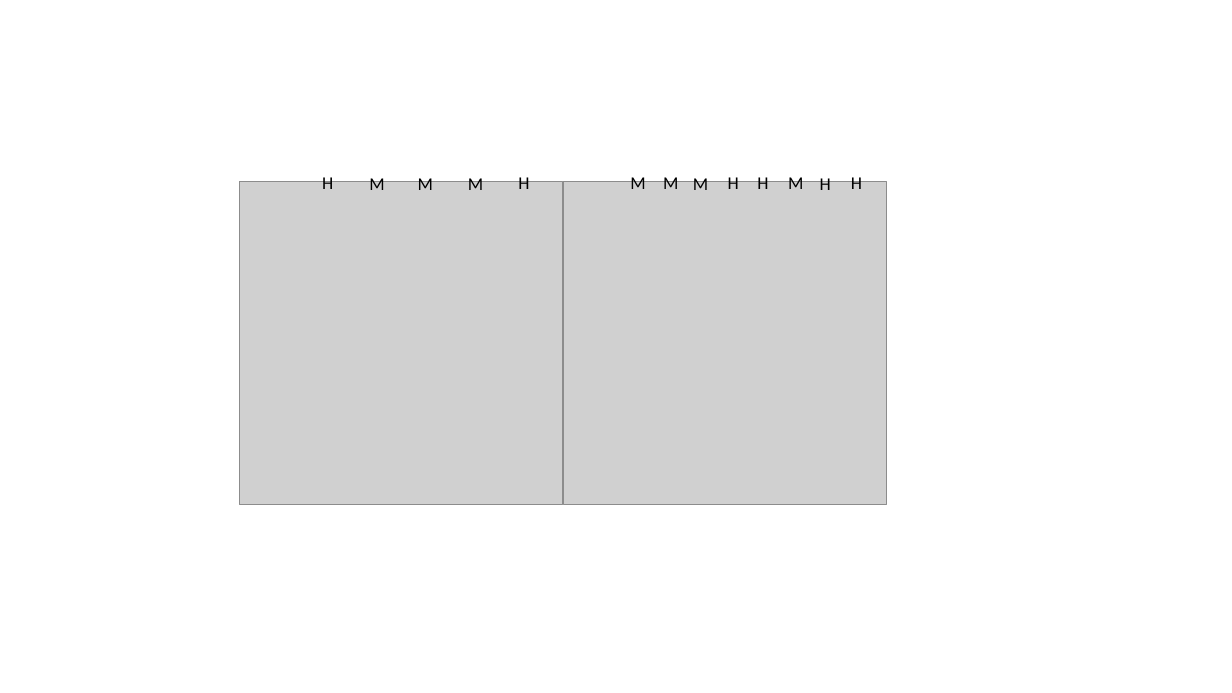
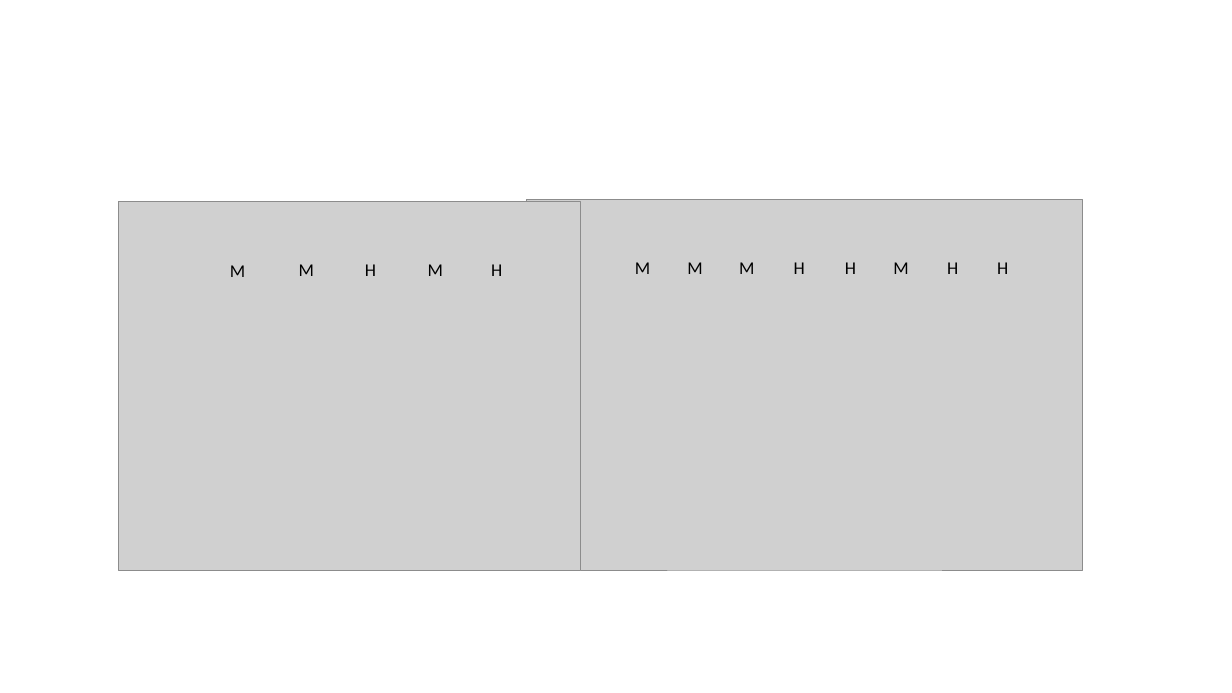
Before and after one commit to coleoguy/microsat, a slide deck: slide 1 of figures/fig2.parts/figure2.pptx. Drawn at 1232x693 pixels with LibreOffice and Linux fonts; fonts in the diff are those of the drawing; grey boxes stand for pictures. Boxes give left, top, right and bottom in pixels: in the first picture for what was removed or moved away, otherwise in the second. Text is boxed around its words. In the diff, an @@ line names an element or a change of style, - is before the commit and + after.

```diff
--- a/figures/fig2.parts/figure2.pptx
+++ b/figures/fig2.parts/figure2.pptx
@@ picture: place and size @@
-picture at (239,181,563,505)
+picture at (119,201,581,571)
@@ picture added at (527,200,1083,570) @@
@@ picture removed at (563,181,886,505) @@
@@ text "M": place and size @@
-text "M" at (418,175,433,190)
+text "M" at (230,265,245,277)
@@ text "M": place and size @@
-text "M" at (369,175,384,190)
+text "M" at (299,264,314,276)
@@ text "H": place and size @@
-text "H" at (322,174,333,189)
+text "H" at (365,264,376,276)
@@ text "M": place and size @@
-text "M" at (468,175,483,190)
+text "M" at (428,264,443,276)
@@ text "H": place and size @@
-text "H" at (518,174,529,189)
+text "H" at (491,264,502,276)
@@ text "M": place and size @@
-text "M" at (630,174,645,189)
+text "M" at (635,262,650,274)
@@ text "M": place and size @@
-text "M" at (663,175,678,189)
+text "M" at (687,262,702,274)
@@ text "M": place and size @@
-text "M" at (693,175,708,190)
+text "M" at (739,262,754,274)
@@ text "H": place and size @@
-text "H" at (728,174,739,189)
+text "H" at (794,262,805,274)
@@ text "H": place and size @@
-text "H" at (757,174,768,189)
+text "H" at (845,262,856,274)
@@ text "M": place and size @@
-text "M" at (788,174,803,189)
+text "M" at (893,262,908,274)
@@ text "H": place and size @@
-text "H" at (820,175,831,190)
+text "H" at (947,262,958,274)
@@ text "H": place and size @@
-text "H" at (851,174,862,189)
+text "H" at (997,262,1008,274)
```
Also in this commit, not shown: 3 other files.
